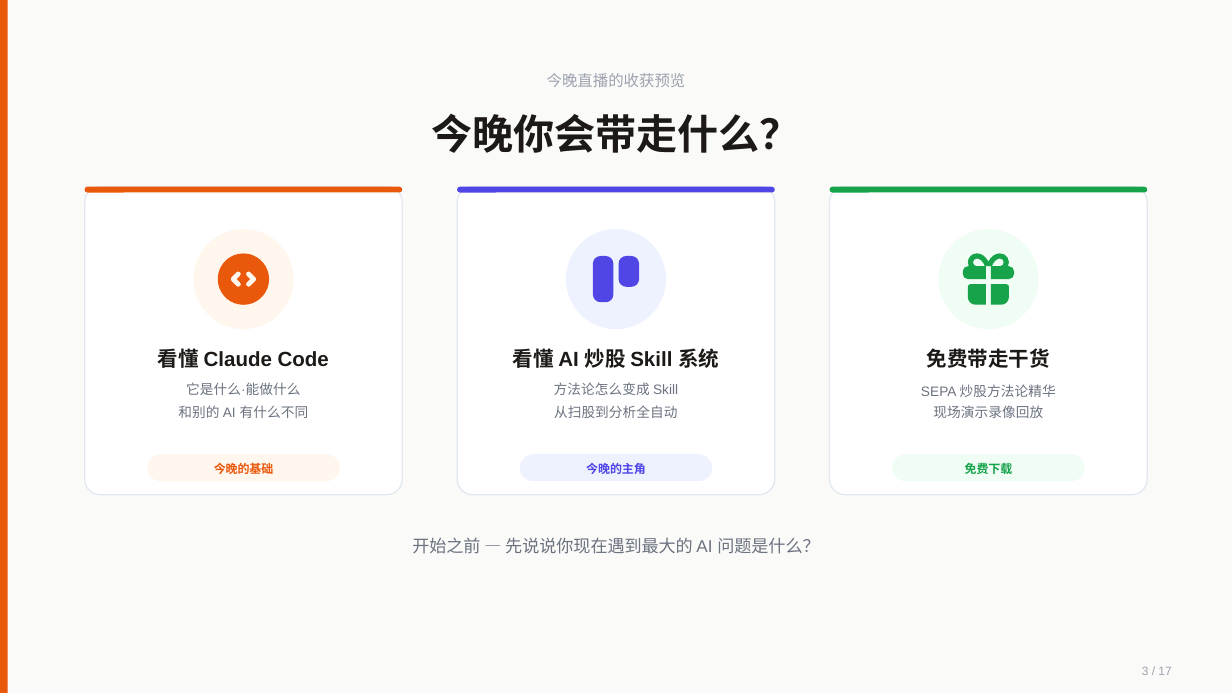
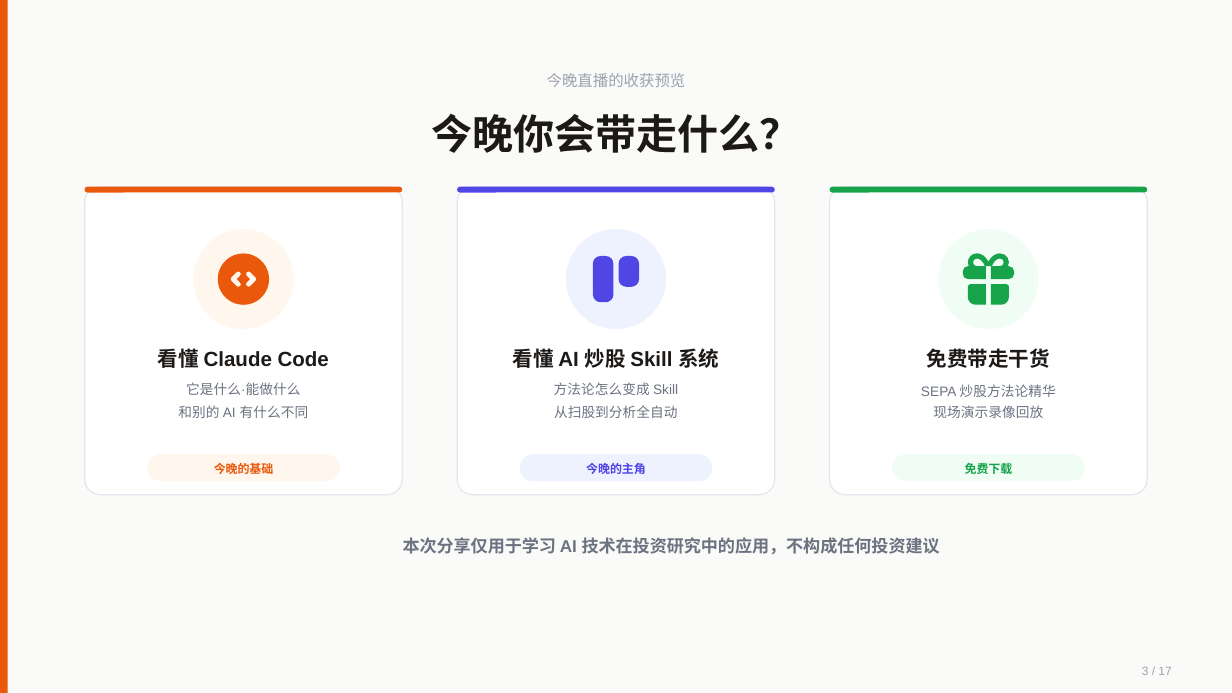
Before and after one commit to austinxyz/course-portal, a slide deck: slide 3 of dl/webinar-s4-stock-0717.pptx. Drawn at 1232x693 pixels with LibreOffice and Linux fonts; fonts in the diff are those of the drawing. Boxes give left, top, right and bottom in pixels: in the first picture for what was removed or moved away, otherwise in the second. Text is boxed around its words. In the diff, an @@ line names an element or a change of style, - is before the commit and + after.

```diff
--- a/dl/webinar-s4-stock-0717.pptx
+++ b/dl/webinar-s4-stock-0717.pptx
@@ text at [403, 537, 940, 554]: text changed; bold on @@
-开始之前 — 先说说你现在遇到最大的 AI 问题是什么？
+本次分享仅用于学习 AI 技术在投资研究中的应用，不构成任何投资建议
```
Also in this commit, not shown: 2 other slides changed, 2 slides added, 1 slide removed, 4 other files.
